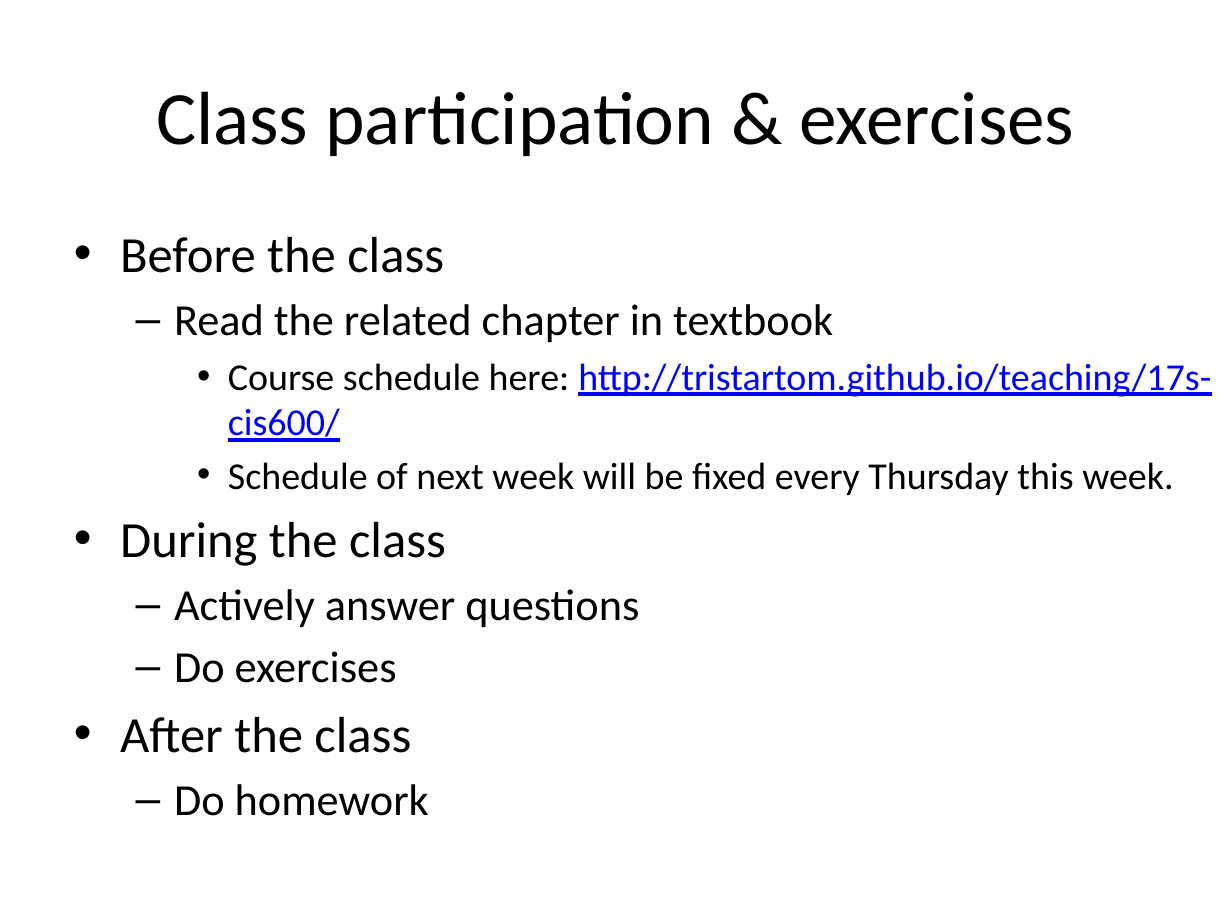
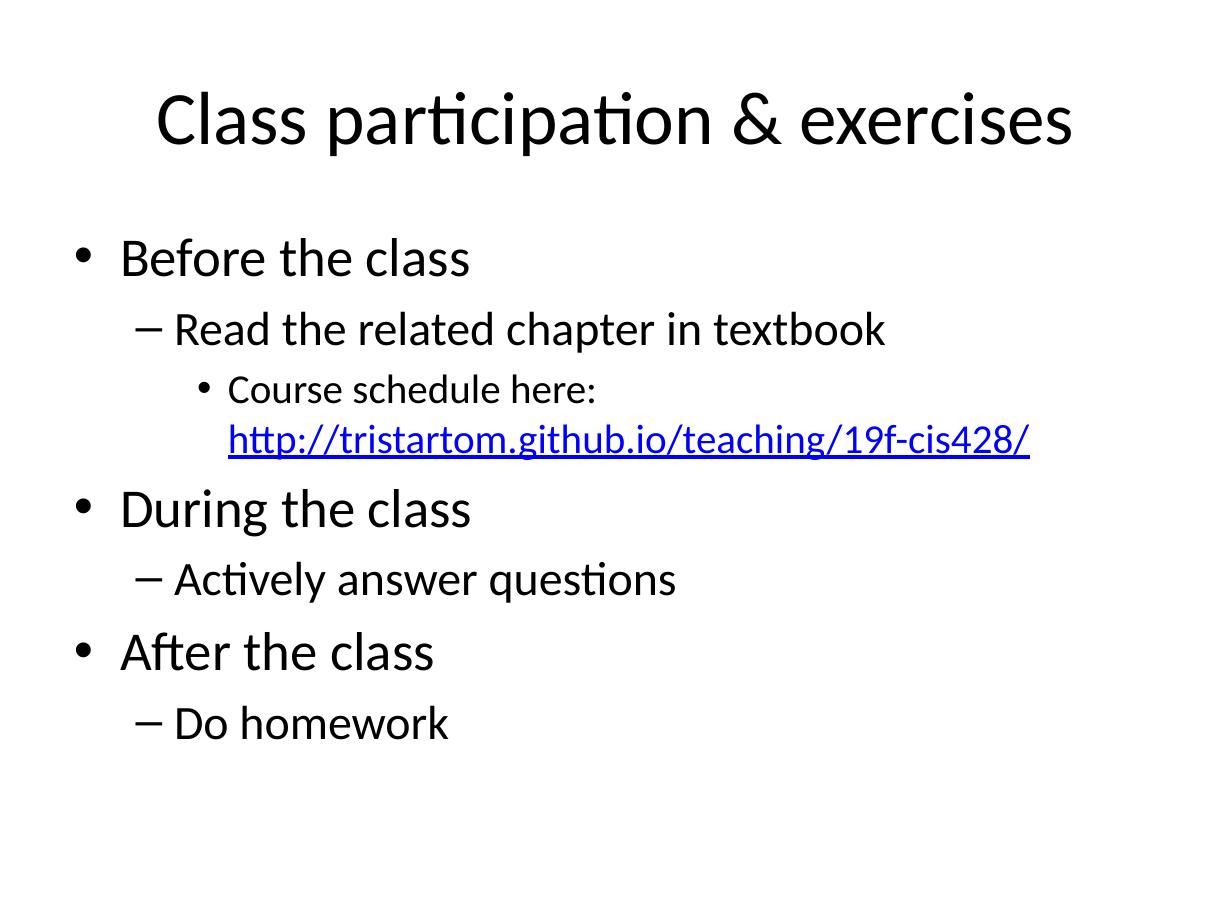
Before and after one commit to tristartom/tristartom.github.io, a slide deck: slide 7 of teaching/19f-cis428/Class-00.pptx. Drawn at 1232x924 pixels with LibreOffice and Linux fonts; fonts in the diff are those of the drawing. Boxes give left, top, right and bottom in pixels: in the first picture for what was removed or moved away, otherwise in the second. Text is boxed around its words. In the diff, an @@ line names an element or a change of style, - is before the commit and + after.

```diff
--- a/teaching/19f-cis428/Class-00.pptx
+++ b/teaching/19f-cis428/Class-00.pptx
@@ text at <box>120,238,886,740</box>: size 29.6 to 32 pt in "Before the class", "During the class", "After the class"; size 25.9 to 28 pt in "Read the related chapter in textbook", "Actively answer questions", "Do homework" @@
@@ text at <box>228,374,1029,460</box>: text changed; size 22.2 to 24 pt; text colour #000000 to #0000FF @@
-    • Course schedule here: http://tristartom.github.io/teaching/17s-cis600/
-    • Schedule of next week will be fixed every Thursday this week.
+    • Course schedule here: http://tristartom.github.io/teaching/19f-cis428/
@@ text at <box>174,651,397,683</box>: paragraph removed @@
-  – Do exercises
```
Also in this commit, not shown: 7 other slides changed, 2 other files.
